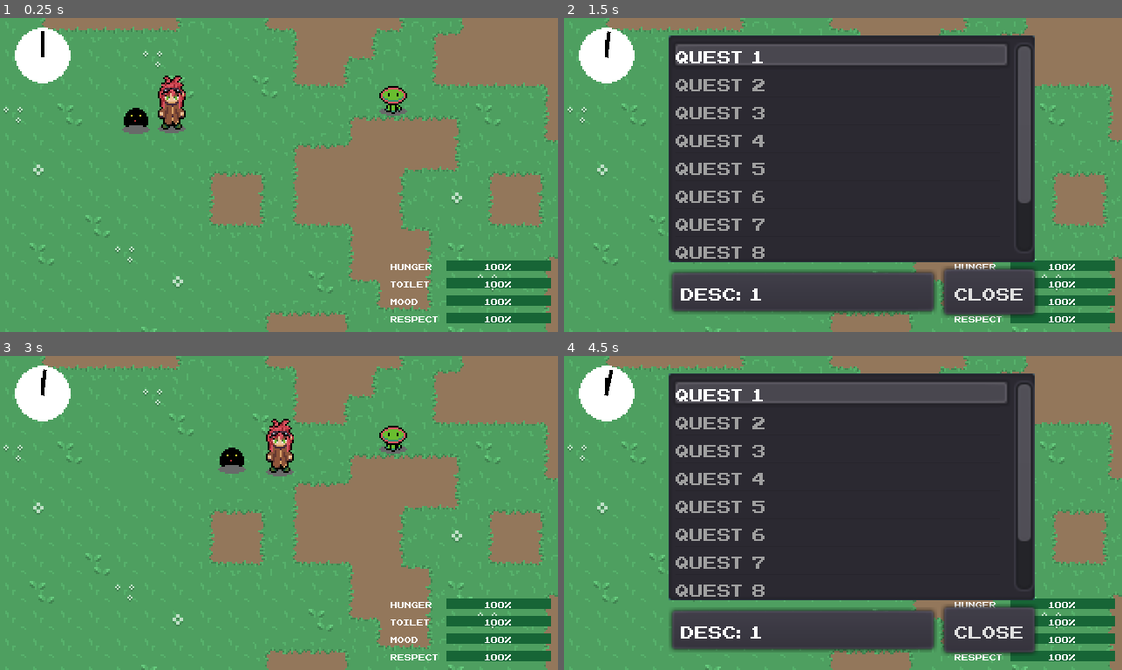
Above: before the commit, frames 1-4 (two rows, left to right).
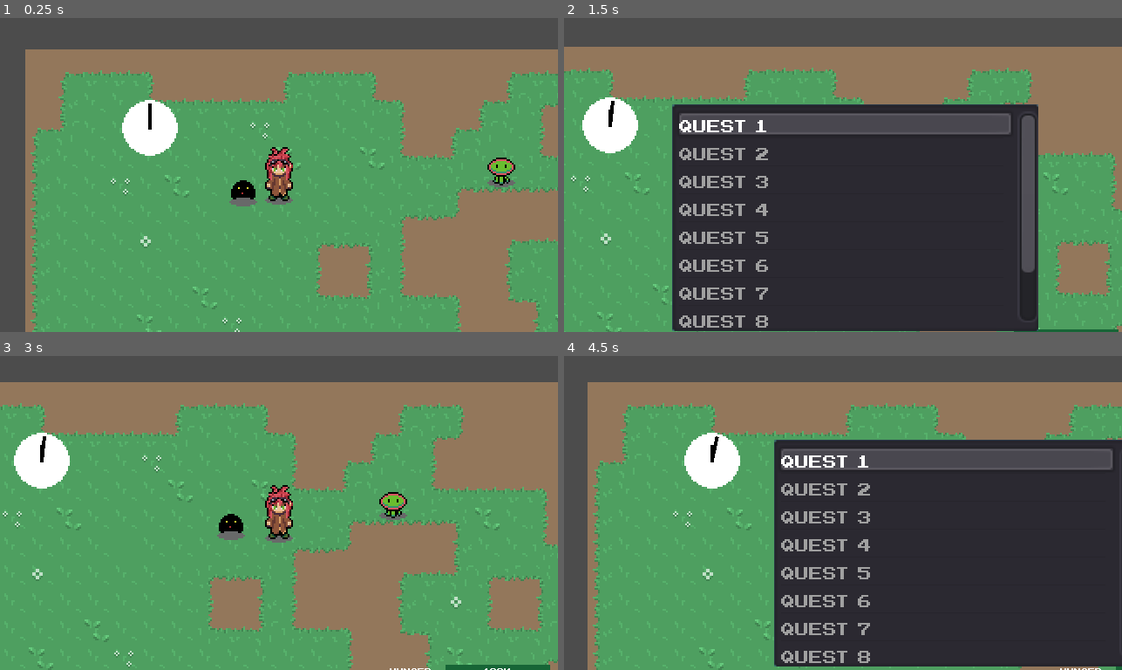
Above: after the commit, the same moments.

Repository: Morphclue/evo-world
Game: Godot game, scene res://world.tscn
Two runs of this game, one before a commit and one after it. Both use one fixed random seed, a clock stepped at 60 frames per second and the inputs below.
Inputs:
- Up to frame 1 (0.25 s): no input
- Up to frame 2 (1.5 s): tap Enter (ui_accept) at 0.5, 0.77 s; hold D (right) 0.53-1.28 s; tap K (confirm) at 0.6 s; hold S (down) from 1.28 s (still down); tap J (journal) at 1.35 s
- Up to frame 3 (3 s): tap Enter (ui_accept) at 1.52, 2 s; release S (down) at 2.03 s; hold D (right) 2.03-2.78 s; tap K (confirm) at 2.1, 2.75 s; hold Up (ui_up) from 2.78 s (still down); tap J (journal) at 2.85 s
- Up to frame 4 (4.5 s): tap Enter (ui_accept) at 3.02, 3.77 s; release Up (ui_up) at 3.53 s; hold A (left) from 3.53 s (still down); tap K (confirm) at 3.6 s; tap J (journal) at 4.35 s

The runs differ from the first frame. In frame 1, 51% of the frame differs, in the area x 0-100%, y 0-100%; in frame 2, 50%; in frame 3, 49%; in frame 4, 62%.

Commit message:
feat: add followCamera

Diff:
--- a/world.tscn
+++ b/world.tscn
@@ -10,6 +10,7 @@
 [ext_resource path="res://ui/hud/hud.gd" type="Script" id=8]
 [ext_resource path="res://npc/npc.tscn" type="PackedScene" id=9]
 [ext_resource path="res://ui/hud/status.tscn" type="PackedScene" id=10]
+[ext_resource path="res://world/followCamera.tscn" type="PackedScene" id=11]
 
 [sub_resource type="TileSet" id=1]
 0/name = "grass_atlas.png 0"
@@ -64,6 +65,8 @@
 [node name="player" parent="YSort" instance=ExtResource( 1 )]
 position = Vector2( 98.3458, 48.8626 )
 
+[node name="followCamera" parent="YSort/player" instance=ExtResource( 11 )]
+
 [node name="npc" parent="YSort" instance=ExtResource( 9 )]
 position = Vector2( 225.659, 46.8433 )
 
--- /dev/null
+++ b/world/followCamera.tscn
@@ -0,0 +1,4 @@
+[gd_scene format=2]
+
+[node name="followCamera" type="Camera2D"]
+current = true
Not shown: 1 places in world.tscn that only renumber resources
